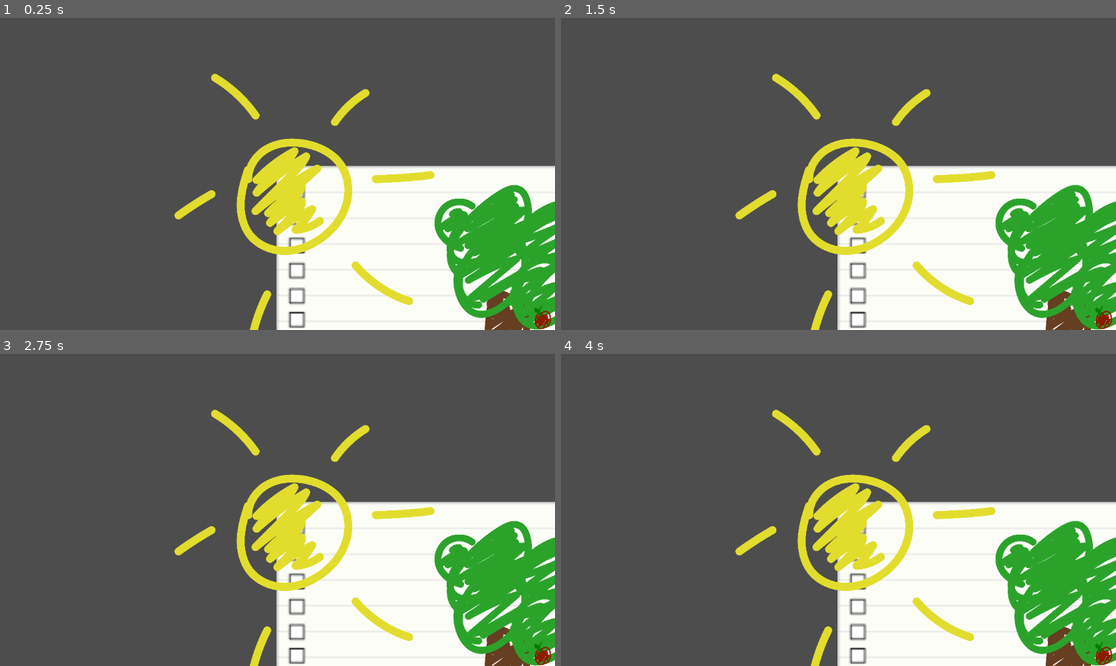
Above: before the commit, frames 1-4 (two rows, left to right).
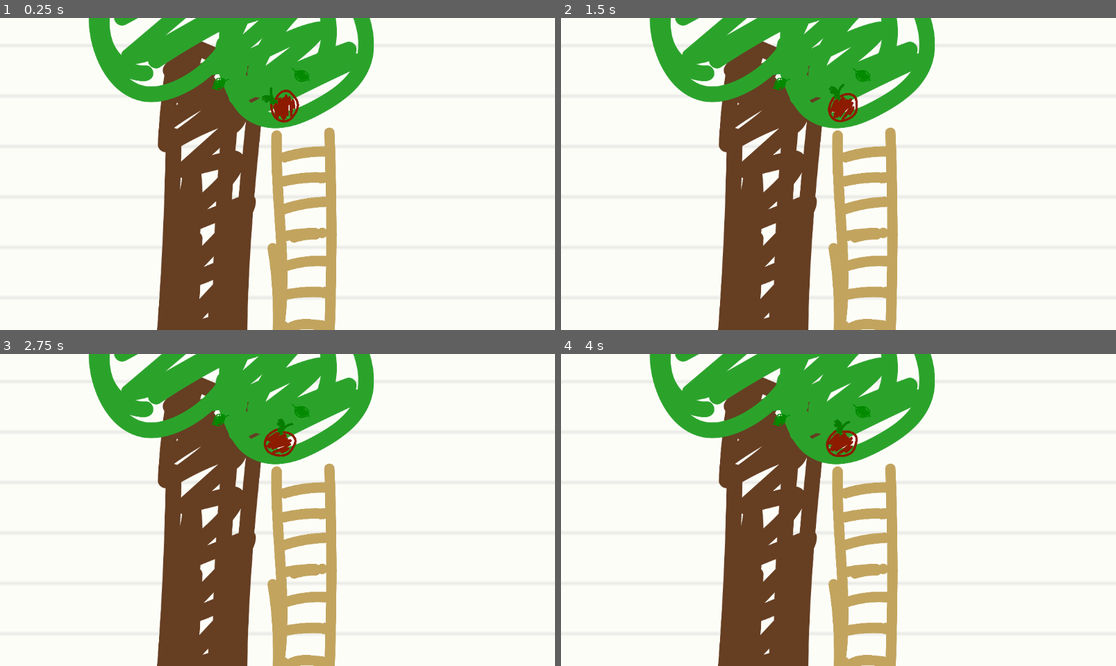
Above: after the commit, the same moments.

Repository: GregoryGDS/GodotJam
Game: Godot game, scene res://scenes_prefabs/Levels/01.tscn
Two runs of this game, one before a commit and one after it. Both use one fixed random seed, a clock stepped at 60 frames per second and the inputs below. This scene is started directly instead of the project's main scene.
Inputs (mouse positions are in pixels of both pictures, inside the frame that each line leads up to):
- Up to frame 1 (0.25 s): no input
- Up to frame 2 (1.5 s): tap Enter at 0.5 s; move the mouse to (960, 158) at 0.52 s; hold D (moveUPRight) from 0.53 s (still down); tap Keypad 0 (spawn) at 0.6, 1.35 s; tap A (moveUPLeft) at 0.77 s; move the mouse to (727, 189) at 1.27 s
- Up to frame 3 (2.75 s): tap A (moveUPLeft) at 1.52 s; move the mouse to (333, 441) at 2.02 s; release D (moveUPRight) at 2.03 s; hold A (moveUPLeft) from 2.03 s (still down); tap Keypad 0 (spawn) at 2.1 s
- Up to frame 4 (4 s): tap Space at 2.75 s; move the mouse to (810, 572) at 2.77 s; release A (moveUPLeft) at 2.78 s; hold D (moveUPRight) from 2.78 s (still down); tap Keypad 0 (spawn) at 2.85, 3.6 s; tap A (moveUPLeft) at 3.02, 3.77 s; tap Enter at 3.5 s; move the mouse to (1005, 556) at 3.52 s

The runs differ from the first frame. In frame 1, 86% of the frame differs, in the area x 0-100%, y 0-100%; in frame 2, 86%; in frame 3, 86%; in frame 4, 86%.

Commit message:
level echelle update

Diff:
--- a/scenes_prefabs/Levels/01.tscn
+++ b/scenes_prefabs/Levels/01.tscn
@@ -1,15 +1,13 @@
-[gd_scene load_steps=14 format=3 uid="uid://bmoei753km618"]
+[gd_scene load_steps=21 format=3 uid="uid://bmoei753km618"]
 
 [ext_resource type="Texture2D" uid="uid://q3b7iadco58n" path="res://Import/page.png" id="1_30nu5"]
 [ext_resource type="Texture2D" uid="uid://bbfdvdqlwnsbx" path="res://Import/tree.png" id="1_xvbaq"]
-[ext_resource type="Texture2D" uid="uid://bfssqfe4jyuak" path="res://Import/house.png" id="2_5qfia"]
 [ext_resource type="Texture2D" uid="uid://dswwffc6yw7aq" path="res://Import/grass.png" id="3_58gdt"]
-[ext_resource type="Texture2D" uid="uid://cjqpwa8uyk8m1" path="res://Import/flower.png" id="4_jvtvu"]
-[ext_resource type="Texture2D" uid="uid://cfllhee25bmlx" path="res://Import/soleil.png" id="5_wc2lb"]
-[ext_resource type="Texture2D" uid="uid://bbrvvucwqvkjs" path="res://Import/echelle.png" id="6_4g6rv"]
+[ext_resource type="Texture2D" uid="uid://xyk8tgyqlajp" path="res://Import/Echelleclaire.png" id="4_uuv5r"]
 [ext_resource type="Texture2D" uid="uid://bf3s7txbm8owb" path="res://Import/patrick.png" id="7_deupa"]
 [ext_resource type="Texture2D" uid="uid://cpn6u2ix42vcp" path="res://Import/JEan-luc.png" id="8_ny5ho"]
 [ext_resource type="Texture2D" uid="uid://ce7gjnnf31er" path="res://Import/marine.png" id="9_fqbwm"]
+[ext_resource type="Texture2D" uid="uid://bg55sin7ttnby" path="res://Import/Feuille.png" id="9_ytcnj"]
 [ext_resource type="Texture2D" uid="uid://cs4t5l0itx6q2" path="res://Import/appel.png" id="11_xclbs"]
 
 [sub_resource type="RectangleShape2D" id="RectangleShape2D_m1xn3"]
@@ -37,61 +35,154 @@
 "speed": 5.0
 }]
 
+[sub_resource type="Animation" id="Animation_10b64"]
+resource_name = "Appel"
+length = 3.0
+loop_mode = 2
+tracks/0/type = "value"
+tracks/0/imported = false
+tracks/0/enabled = true
+tracks/0/path = NodePath(".:rotation")
+tracks/0/interp = 1
+tracks/0/loop_wrap = true
+tracks/0/keys = {
+"times": PackedFloat32Array(0, 0.5, 2.4, 3),
+"transitions": PackedFloat32Array(1, 1, 1, 1),
+"update": 0,
+"values": [-0.523599, -0.523599, 0.691972, 0.691972]
+}
+
+[sub_resource type="Animation" id="Animation_4rgm7"]
+length = 0.001
+tracks/0/type = "value"
+tracks/0/imported = false
+tracks/0/enabled = true
+tracks/0/path = NodePath(".:rotation")
+tracks/0/interp = 1
+tracks/0/loop_wrap = true
+tracks/0/keys = {
+"times": PackedFloat32Array(0),
+"transitions": PackedFloat32Array(1),
+"update": 0,
+"values": [0.0]
+}
+
+[sub_resource type="AnimationLibrary" id="AnimationLibrary_nc7ej"]
+_data = {
+"Appel": SubResource("Animation_10b64"),
+"RESET": SubResource("Animation_4rgm7")
+}
+
+[sub_resource type="Animation" id="Animation_mbjcm"]
+resource_name = "Leaf"
+length = 10.0
+loop_mode = 1
+tracks/0/type = "value"
+tracks/0/imported = false
+tracks/0/enabled = true
+tracks/0/path = NodePath(".:position")
+tracks/0/interp = 1
+tracks/0/loop_wrap = true
+tracks/0/keys = {
+"times": PackedFloat32Array(0, 2, 4, 6.1, 8, 10),
+"transitions": PackedFloat32Array(1, 1, 1, 1, 1, 1),
+"update": 0,
+"values": [Vector2(3731.73, 463.418), Vector2(3308.97, 1276.43), Vector2(4227.67, 1650.42), Vector2(3178.88, 2764.25), Vector2(4040.68, 3617.91), Vector2(4406.54, 5040.69)]
+}
+
+[sub_resource type="Animation" id="Animation_fi6qp"]
+length = 0.001
+tracks/0/type = "value"
+tracks/0/imported = false
+tracks/0/enabled = true
+tracks/0/path = NodePath(".:position")
+tracks/0/interp = 1
+tracks/0/loop_wrap = true
+tracks/0/keys = {
+"times": PackedFloat32Array(0),
+"transitions": PackedFloat32Array(1),
+"update": 0,
+"values": [Vector2(3731.73, 1073.18)]
+}
+
+[sub_resource type="AnimationLibrary" id="AnimationLibrary_lckiv"]
+_data = {
+"Leaf": SubResource("Animation_mbjcm"),
+"RESET": SubResource("Animation_fi6qp")
+}
+
+[sub_resource type="Animation" id="Animation_8p7x4"]
+resource_name = "Leaf2"
+length = 10.0
+tracks/0/type = "value"
+tracks/0/imported = false
+tracks/0/enabled = true
+tracks/0/path = NodePath(".:position")
+tracks/0/interp = 1
+tracks/0/loop_wrap = true
+tracks/0/keys = {
+"times": PackedFloat32Array(0, 2, 4, 6, 8, 10),
+"transitions": PackedFloat32Array(1, 1, 1, 1, 1, 1),
+"update": 0,
+"values": [Vector2(5089.47, 910.575), Vector2(5609.79, 1796.76), Vector2(4471.58, 2723.6), Vector2(5430.93, 3731.73), Vector2(4317.1, 4406.53), Vector2(5479.71, 5016.29)]
+}
+
+[sub_resource type="Animation" id="Animation_sfrjt"]
+length = 0.001
+tracks/0/type = "value"
+tracks/0/imported = false
+tracks/0/enabled = true
+tracks/0/path = NodePath(".:position")
+tracks/0/interp = 1
+tracks/0/loop_wrap = true
+tracks/0/keys = {
+"times": PackedFloat32Array(0),
+"transitions": PackedFloat32Array(1),
+"update": 0,
+"values": [Vector2(5089.47, 910.575)]
+}
+
+[sub_resource type="AnimationLibrary" id="AnimationLibrary_8ka2w"]
+_data = {
+"Leaf2": SubResource("Animation_8p7x4"),
+"RESET": SubResource("Animation_sfrjt")
+}
+
 [node name="Node2D" type="Node2D"]
 scale = Vector2(0.122999, 0.122999)
 
 [node name="Page" type="Sprite2D" parent="."]
 position = Vector2(4748, 2861.81)
-scale = Vector2(24.1792, 24.1792)
+scale = Vector2(48.0815, 47.3139)
 texture = ExtResource("1_30nu5")
 
 [node name="Tree" type="Sprite2D" parent="."]
-position = Vector2(3902.47, 2617.9)
-scale = Vector2(1.87695, 1.87695)
+position = Vector2(3601.65, 1804.89)
+scale = Vector2(4.216, 4.216)
 texture = ExtResource("1_xvbaq")
 
-[node name="House" type="Sprite2D" parent="."]
-position = Vector2(7813.06, 3991.9)
-scale = Vector2(1, 1)
-texture = ExtResource("2_5qfia")
-
-[node name="Grass2" type="Sprite2D" parent="."]
-position = Vector2(8520.38, 5024.42)
+[node name="Grass4" type="Sprite2D" parent="."]
+position = Vector2(6307.25, 7039.45)
 scale = Vector2(1, 1)
 texture = ExtResource("3_58gdt")
 
-[node name="Grass4" type="Sprite2D" parent="."]
-position = Vector2(6089.47, 5040.69)
+[node name="Grass3" type="Sprite2D" parent="."]
+position = Vector2(3819.43, 7031.32)
 scale = Vector2(1, 1)
 texture = ExtResource("3_58gdt")
 
-[node name="Grass3" type="Sprite2D" parent="."]
-position = Vector2(3601.65, 5032.56)
-scale = Vector2(1, 1)
+[node name="Grass" type="Sprite2D" parent="."]
+position = Vector2(1461.69, 7023.19)
 texture = ExtResource("3_58gdt")
 
-[node name="Flower" type="Sprite2D" parent="."]
-position = Vector2(910.576, 4617.92)
-scale = Vector2(0.39635, 0.39635)
-texture = ExtResource("4_jvtvu")
-
-[node name="Grass" type="Sprite2D" parent="."]
-position = Vector2(1243.91, 5024.43)
-texture = ExtResource("3_58gdt")
-
-[node name="Soleil" type="Sprite2D" parent="."]
-position = Vector2(455.288, 650.411)
-scale = Vector2(1.60443, 1.60443)
-texture = ExtResource("5_wc2lb")
-
-[node name="Echelle" type="Sprite2D" parent="."]
-position = Vector2(4715.48, 3991.9)
-scale = Vector2(0.776595, 0.776595)
-texture = ExtResource("6_4g6rv")
+[node name="Echelleclaire" type="Sprite2D" parent="."]
+position = Vector2(5089.47, 4414.66)
+scale = Vector2(2.10363, 2.10363)
+texture = ExtResource("4_uuv5r")
 
 [node name="Area2D" type="Area2D" parent="."]
-position = Vector2(5178.9, 4227.67)
-scale = Vector2(1, 1)
+position = Vector2(5739.88, 3089.45)
+scale = Vector2(1.36471, 0.948719)
 
 [node name="CollisionShape2D" type="CollisionShape2D" parent="Area2D"]
 position = Vector2(-447.158, -1593.51)
@@ -99,12 +190,43 @@
 shape = SubResource("RectangleShape2D_m1xn3")
 
 [node name="AnimatedSprite2D" type="AnimatedSprite2D" parent="."]
-position = Vector2(4756.13, 4414.67)
+position = Vector2(5081.34, 6211.43)
+scale = Vector2(1.81919, 1.81919)
 sprite_frames = SubResource("SpriteFrames_s1kmu")
 
 [node name="Appel" type="Sprite2D" parent="."]
-position = Vector2(4471.58, 2422.78)
-scale = Vector2(0.364286, 0.364286)
+position = Vector2(4764.26, 1398.38)
+scale = Vector2(0.654132, 0.601945)
 texture = ExtResource("11_xclbs")
 
+[node name="AnimationPlayer" type="AnimationPlayer" parent="Appel"]
+libraries = {
+"": SubResource("AnimationLibrary_nc7ej")
+}
+autoplay = "Appel"
+
 [node name="Camera2D" type="Camera2D" parent="."]
+position = Vector2(121.952, 2593.51)
+scale = Vector2(1, 1.01213)
+limit_left = 1
+
+[node name="Feuille" type="Sprite2D" parent="."]
+position = Vector2(3731.73, 1073.18)
+scale = Vector2(0.279284, 0.279284)
+texture = ExtResource("9_ytcnj")
+
+[node name="AnimationPlayer" type="AnimationPlayer" parent="Feuille"]
+libraries = {
+"": SubResource("AnimationLibrary_lckiv")
+}
+
+[node name="Feuille2" type="Sprite2D" parent="."]
+position = Vector2(5089.47, 910.575)
+rotation = -2.02513
+scale = Vector2(0.304903, 0.304903)
+texture = ExtResource("9_ytcnj")
+
+[node name="AnimationPlayer" type="AnimationPlayer" parent="Feuille2"]
+libraries = {
+"": SubResource("AnimationLibrary_8ka2w")
+}
Binary file added: Import/Echelleclaire.png
Not shown, added: Import/Echelleclaire.png.import
Binary file added: Import/Feuille.png
Not shown, added: Import/Feuille.png.import
